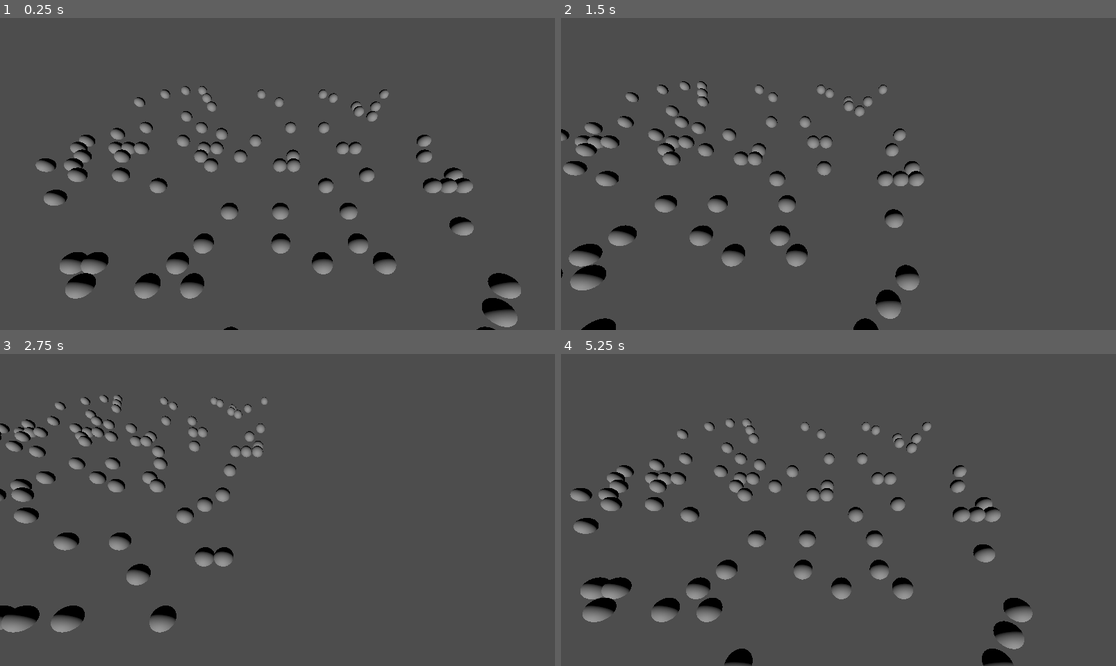
Above: before the commit, frames 1-4 (two rows, left to right).
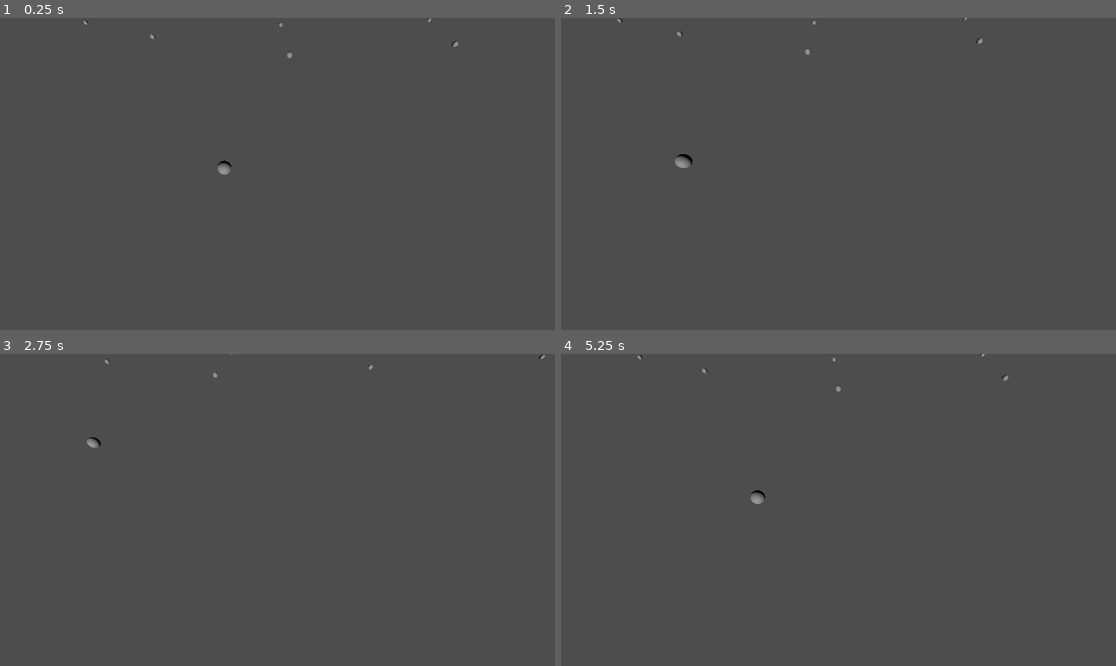
Above: after the commit, the same moments.

Repository: MrNavaStar/void.sys
Game: Godot game, scene res://scenes/world.tscn
Same seed, same stepped clock (60 frames per second), same inputs: the game is played once before the commit and once after it. The project has no main scene, so this scene is started directly.
Inputs (mouse positions are in pixels of both pictures, inside the frame that each line leads up to):
- Up to frame 1 (0.25 s): no input
- Up to frame 2 (1.5 s): tap Enter at 0.5 s; move the mouse to (960, 158) at 0.52 s; hold D (right) 0.53-1.28 s; tap Mouse wheel up (zoom_in) at 0.6 s; move the mouse to (727, 189) at 1.27 s; hold S (down) from 1.28 s (still down); tap Mouse wheel down (zoom_out) at 1.35 s
- Up to frame 3 (2.75 s): move the mouse to (333, 441) at 2.02 s; release S (down) at 2.03 s; hold D (right) from 2.03 s (still down); tap Mouse wheel up (zoom_in) at 2.1 s
- Up to frame 4 (5.25 s): move the mouse to (810, 572) at 2.77 s; release D (right) at 2.78 s; hold W (up) 2.78-3.53 s; tap Mouse wheel down (zoom_out) at 2.85, 4.35 s; move the mouse to (1005, 556) at 3.52 s; hold A (left) 3.53-5.03 s; tap Mouse wheel up (zoom_in) at 3.6, 5.1 s; move the mouse to (672, 463) at 4.27 s; move the mouse to (866, 510) at 5.02 s; hold S (down) from 5.03 s (still down)

The runs differ from the first frame. In frame 1, 6.6% of the frame differs, in the area x 6-94%, y 0-100%; in frame 2, 5.8%; in frame 3, 4.8%; in frame 4, 6.9%, in the area x 1-85%, y 0-100%.

Commit message:
world kinda vibey

Diff:
--- a/scenes/world.tscn
+++ b/scenes/world.tscn
@@ -10,7 +10,7 @@
 transform = Transform3D(1, 0, 0, 0, 1, 0, 0, 0, 1, 0, 61.8032, 58.6319)
 
 [node name="Camera Rig" type="Node3D" parent="."]
-transform = Transform3D(1, 0, 0, 0, 1, 0, 0, 0, 1, 16.8256, 10, 23.9139)
+transform = Transform3D(1, 0, 0, 0, 1, 0, 0, 0, 1, 0, 10, 0)
 script = ExtResource("2_4wyf3")
 
 [node name="ZoomPivot" type="Node3D" parent="Camera Rig"]
--- a/scripts/world.gd
+++ b/scripts/world.gd
@@ -1,15 +1,35 @@
 extends Node3D
 
-@export var planets = 100
+@export var planets = 300
+@export var min_planet_spread = 20
 @export var ships = 100
-@export var radius = 30
+@export var radius = 300
+
+var planet_positions: Array
+
+func is_too_close(pos: Vector3) -> bool:
+	for planet_pos in planet_positions:
+		if pos.distance_to(planet_pos) <= min_planet_spread:
+			return true
+	return false
+
+func rand_pos() -> Vector3:
+	return Vector3(randf_range(-radius, radius), 0, randf_range(-radius, radius))
 
 func spawn_nodes(planet: Resource) -> void:
+
 	for i in planets:
-		var x = randi() % radius
-		var z = randi() % radius
+
+		var tries = 0
+		var pos = rand_pos()
+		while pos == null or is_too_close(pos) or tries < 20:
+			pos = rand_pos()
+			tries += 1
+
+		planet_positions.append(pos)
+
 		var instance = planet.instantiate()
-		instance.set_position(Vector3(x, 0, z))
+		instance.set_position(pos)
 		add_child(instance)
 
 func _ready() -> void:
